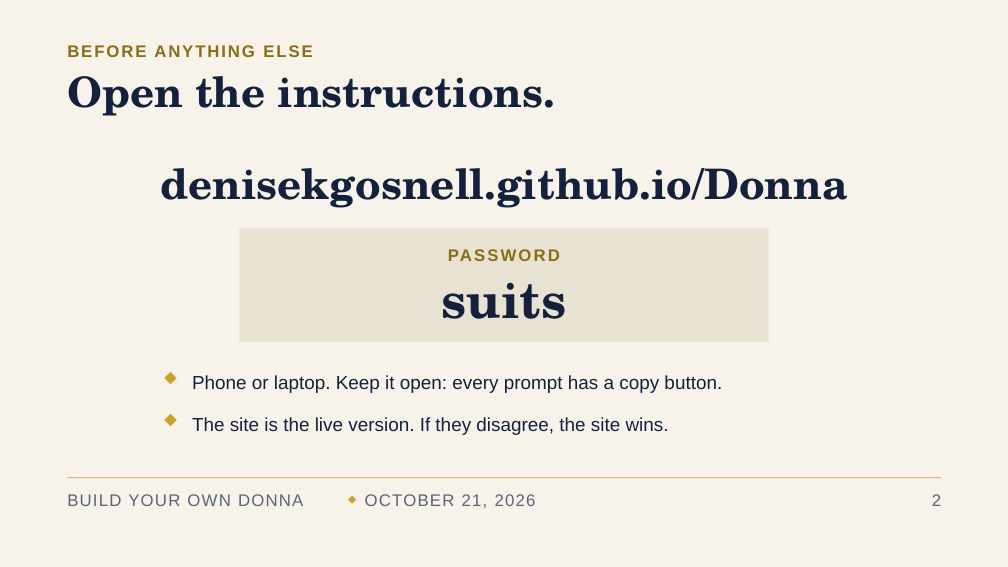
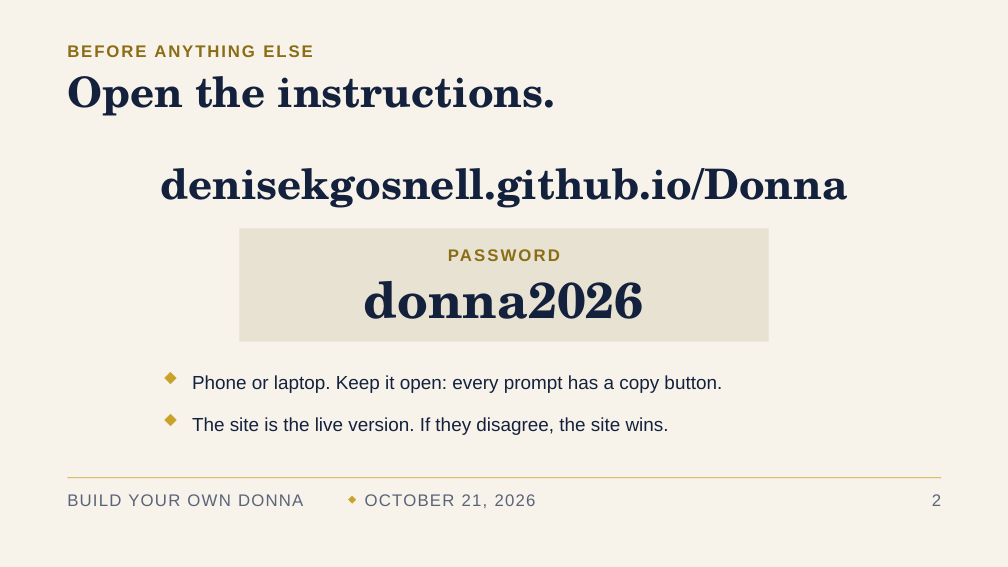
Before and after one commit to denisekgosnell/Donna, a slide deck: slide 2 of decks/build-your-own-donna-v3.pptx. Drawn at 1008x567 pixels with LibreOffice and Linux fonts; fonts in the diff are those of the drawing. Boxes give left, top, right and bottom in pixels: in the first picture for what was removed or moved away, otherwise in the second. Text is boxed around its words. In the diff, an @@ line names an element or a change of style, - is before the commit and + after.

```diff
--- a/decks/build-your-own-donna-v3.pptx
+++ b/decks/build-your-own-donna-v3.pptx
@@ text at (x1=364, y1=281, x2=644, y2=319): text changed @@
-suits
+donna2026
```
Also in this commit, not shown: 12 other files.
